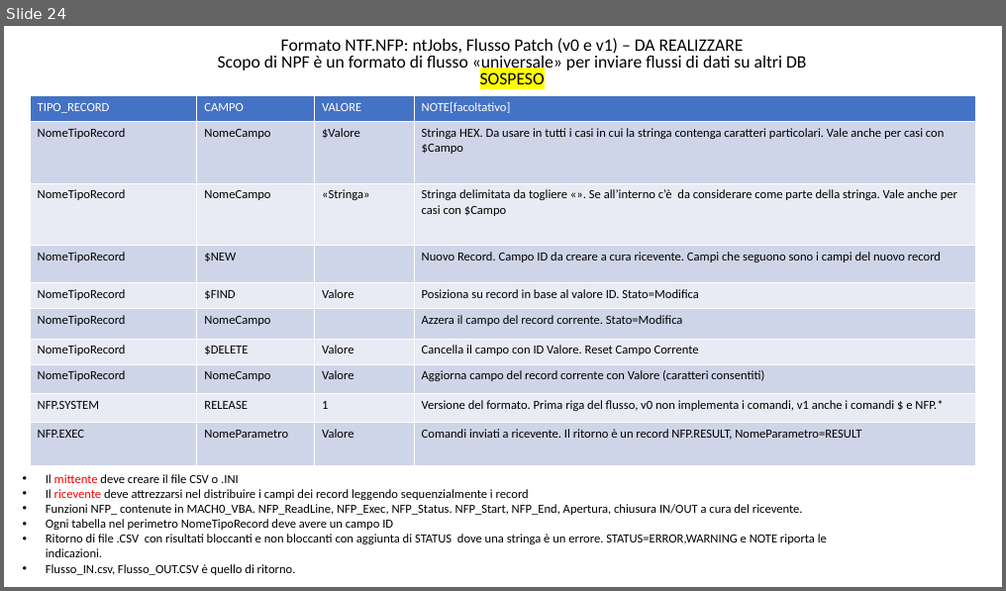
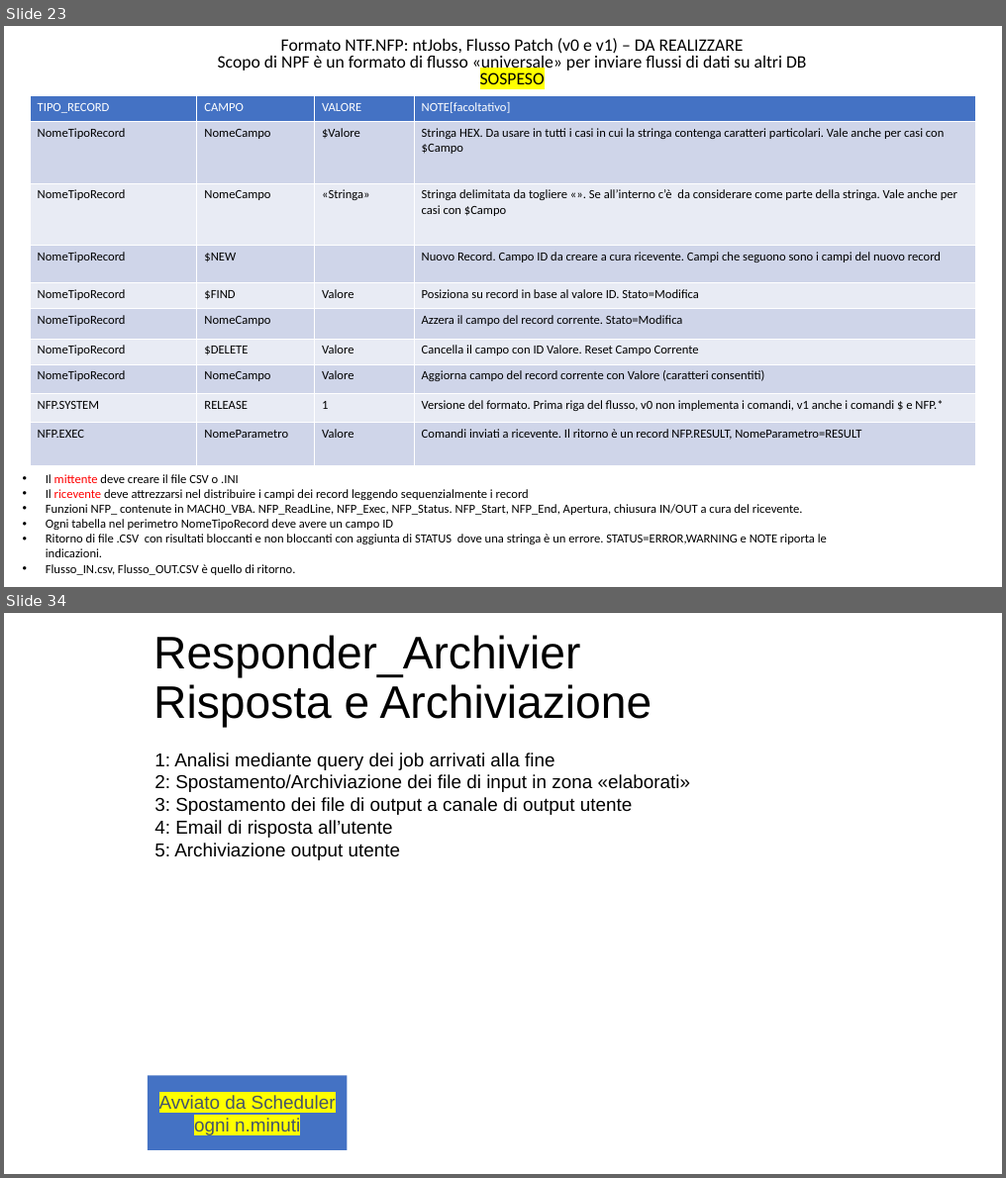
Before and after one commit to ntgcorp/ntJobsOS, a slide deck: ntjobs_white_paper_it.pptx. Shown one above the other, each under a label of ours: slide 24 before the commit, slides 23 and 34 after it; the slides between them are not shown. The pictures are 1006x591 and 1006x1178 pixels, drawn with LibreOffice and Linux fonts; fonts in the diff are those of the drawing. Boxes give left, top, right and bottom in pixels: in the first picture for what was removed or moved away, otherwise in the second. Text is boxed around its words. In the diff, an @@ line names an element or a change of style, - is before the commit and + after.

```diff
--- a/ntjobs_white_paper_it.pptx
+++ b/ntjobs_white_paper_it.pptx
@@ slide 34 added at (4,613,1002,1174), background #FFFFFF @@
@@ title added at (153,635,652,727), 44 pt, text #000000 @@
+Responder_Archivier
+Risposta e Archiviazione
@@ text added at (154,753,690,861), 18 pt, text #000000 @@
+1: Analisi mediante query dei job arrivati alla fine
+2: Spostamento/Archiviazione dei file di input in zona «elaborati»
+3: Spostamento dei file di output a canale di output utente
+4: Email di risposta all’utente
+5: Archiviazione output utente
@@ rectangle added at (148,1075,348,1151), fill #4472C4, 18 pt, text #44546A @@
+Avviato da Scheduler ogni n.minuti
@@ what was slide 24 is now slide 23 @@
```
Also in this commit, not shown: 11 other slides changed, 15 other slides added, 1 slide removed, 8 other files.
